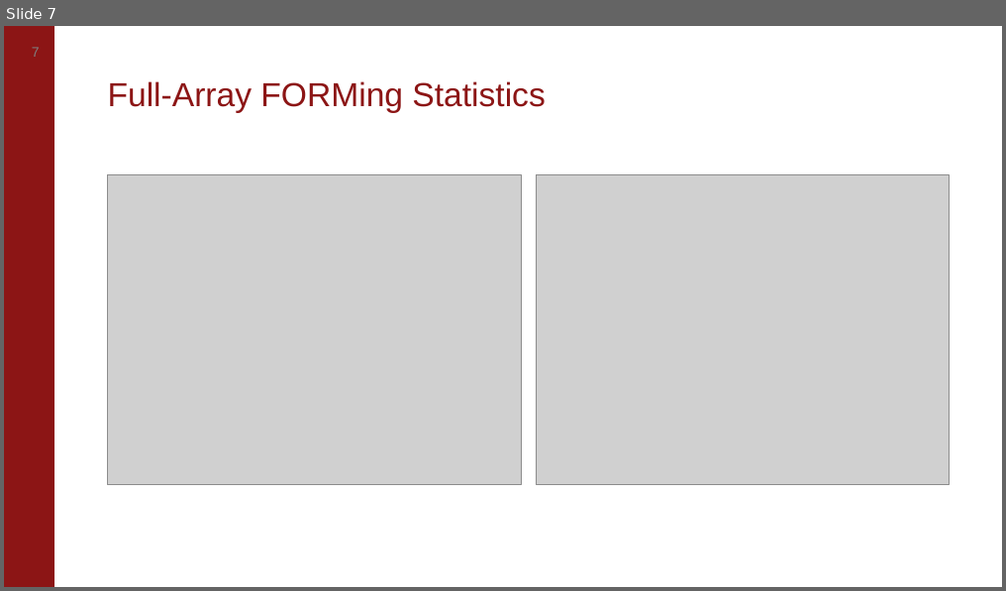
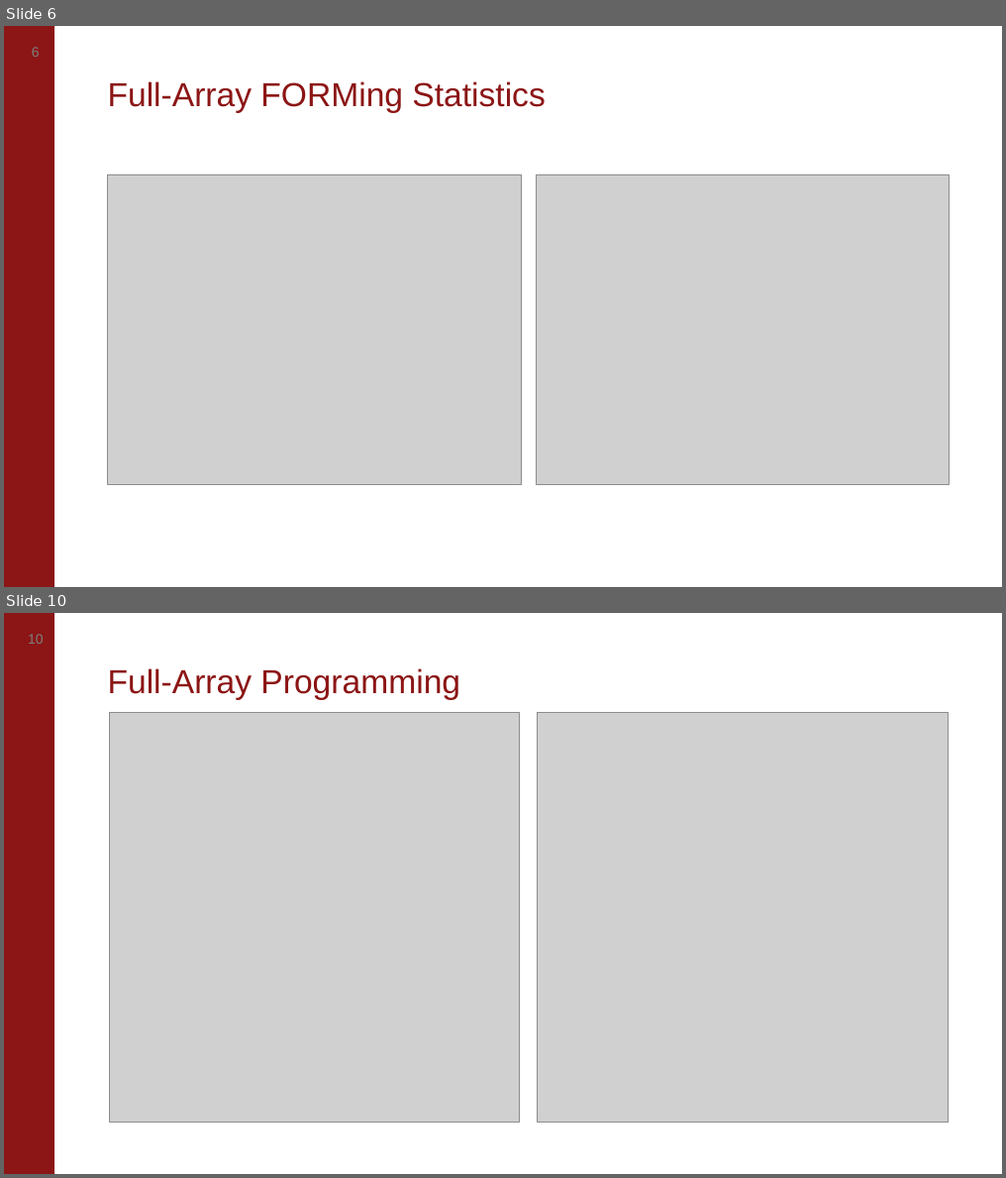
Before and after one commit to akashlevy/NI-RRAM-Test-Setup, a slide deck: presentations/Updates 2-4-21.pptx. Shown one above the other, each under a label of ours: slide 7 before the commit, slides 6 and 10 after it; the slides between them are not shown. The pictures are 1006x591 and 1006x1178 pixels, drawn with LibreOffice and Linux fonts; fonts in the diff are those of the drawing; grey boxes stand for pictures; background and template pictures are left out. Boxes give left, top, right and bottom in pixels: in the first picture for what was removed or moved away, otherwise in the second. Text is boxed around its words. In the diff, an @@ line names an element or a change of style, - is before the commit and + after.

Commit message:
Update presentation

```diff
--- a/presentations/Updates 2-4-21.pptx
+++ b/presentations/Updates 2-4-21.pptx
@@ slide 10 added at bbox=[4, 613, 1002, 1174], background #FFFFFF; not listed: 2 template elements that a slide beside it also shows @@
@@ title added at bbox=[108, 668, 460, 700], 24 pt, text #8C1515 @@
+Full-Array Programming
@@ picture added at bbox=[109, 712, 519, 1122] @@
@@ picture added at bbox=[537, 712, 947, 1122] @@
@@ what was slide 7 is now slide 6 @@
@@ page number at bbox=[32, 47, 40, 57]: text changed @@
-7
+6
```
Also in this commit, not shown: 1 slide changed, 3 other slides added, 1 slide removed.
